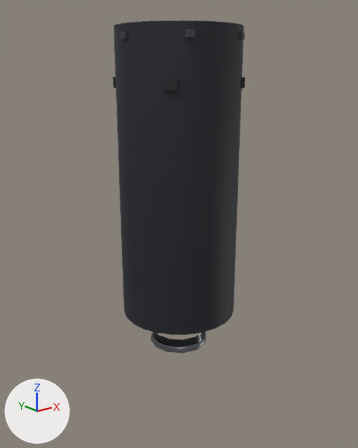
Before and after pictures for a commit that changed the glTF model assets/rockets/electrino/upper.mid.glb.
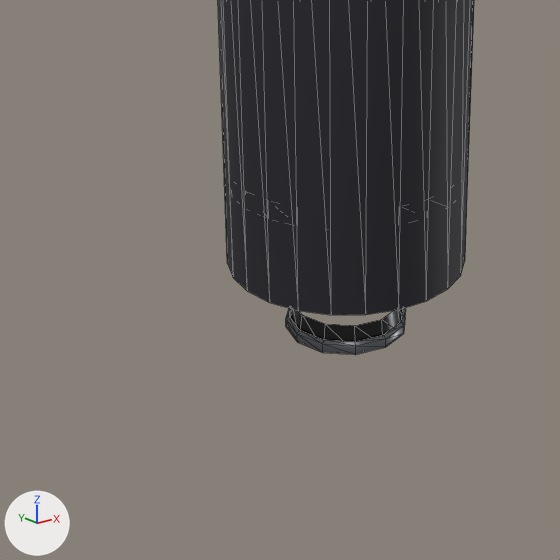
Old and new are each drawn whole from a camera (50 mm lens) standing at (-3.09, -3.87, 2.99) and looking at (0.04, 0.04, 1.42) and again close up on the part from 5% to 78% of the width and 42% to 100% of the height. Every picture has the same lights, and +X, +Y and +Z are marked at lower left. The first two pictures are the older version. The close-ups show mesh edges as thin lines. Where no turn or scale is listed for an object, it has been applied to the vertices.

In view in the first close-up: 'upper.bell', 'upper.dark', 'upper.metal'.
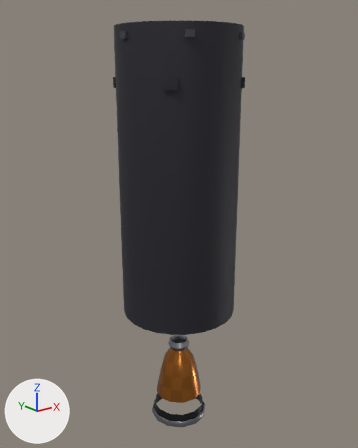
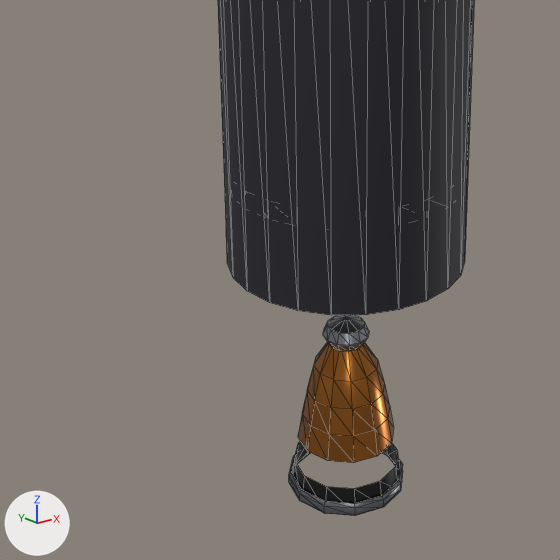
Changed parts and their boxes [x1, y1, x2, y2] in the close-ups (560 x 560 px):
```json
{"object": "upper.bell", "change": "moved", "before": [290, 309, 402, 342], "after": [292, 341, 400, 504]}
{"object": "upper.metal", "change": "moved", "before": [286, 308, 406, 355], "after": [289, 315, 403, 516]}
```

The change, as JSON lines over the scene's bpy script:
```json
{"op": "set", "path": "ob_upper_bell.location", "old": "(0.0, 0.0, 0.525)", "new": "(0.0, 0.0, -0.425)"}
{"op": "set", "path": "ob_upper_metal.location", "old": "(0.0, 0.0, 0.584)", "new": "(0.0, 0.0, -0.366)"}
```
